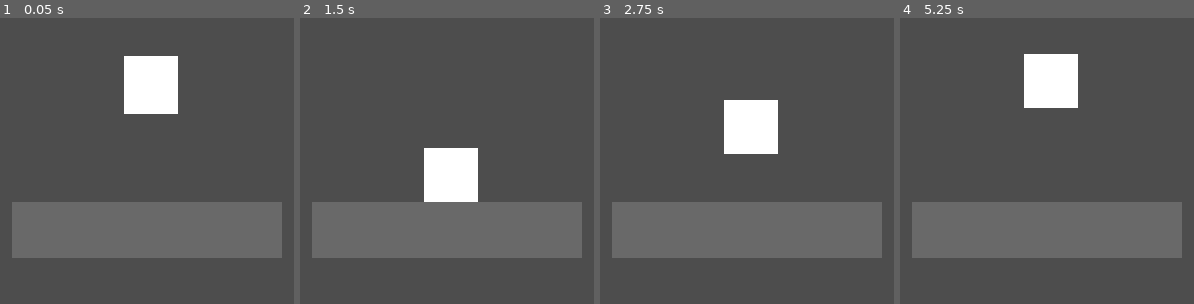
Above: before the commit, frames 1-4 (left to right).
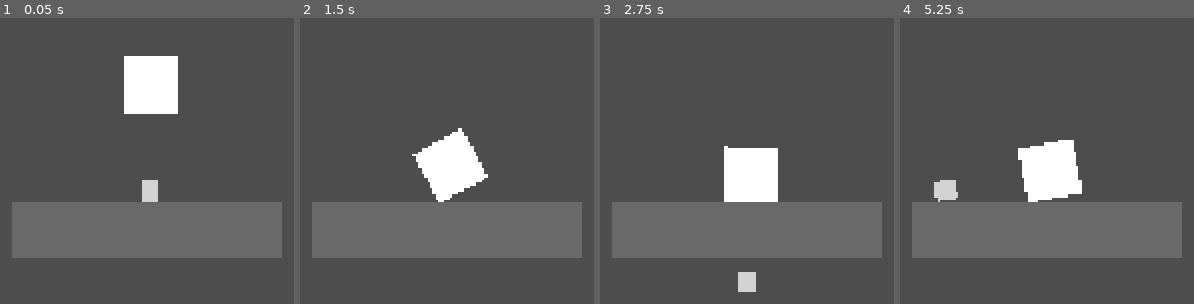
Above: after the commit, the same moments.

Repository: kaioboyle/bounceback
Game: Godot game, scene res://player.tscn
The game is run twice, just before and just after one commit, with the same random seed, the same clock (stepped at 60 frames per second) and the same inputs. This scene is started directly instead of the project's main scene.
Inputs (mouse positions are in pixels of both pictures, inside the frame that each line leads up to):
- Up to frame 1 (0.05 s): no input
- Up to frame 2 (1.5 s): tap Enter (ui_accept) at 0.5, 0.6, 0.77, 1.07 s; move the mouse to (outside the picture) at 0.52 s; hold D (right) 0.53-1.25 s; click (outside the picture) at 0.67 s; drag from (outside the picture) to (outside the picture) at 1.27 s
- Up to frame 3 (2.75 s): tap Enter (ui_accept) at 2, 2.1 s; move the mouse to (outside the picture) at 2.02 s; hold A (left) from 2.03 s (still down)
- Up to frame 4 (5.25 s): release A (left) at 2.75 s; drag from (outside the picture) to (outside the picture) at 2.77 s; tap Enter (ui_accept) at 3.5, 3.6, 3.77, 4.07, 5, 5.1 s; move the mouse to (outside the picture) at 3.52 s; hold D (right) 3.53-4.25 s; drag from (outside the picture) to (outside the picture) at 4.27 s; move the mouse to (1085, 143) at 5.02 s; hold D (right) from 5.03 s (still down); click (1085, 143) at 5.17 s

The runs differ from the first frame. In frame 1, 0.4% of the frame differs, in the area x 48-54%, y 56-65%; in frame 2, 1.5%; in frame 3, 6.6%; in frame 4, 7.6%, in the area x 11-62%, y 12-65%.

Commit message:
lol

Diff:
--- a/character_body_2d.gd
+++ b/character_body_2d.gd
@@ -1,25 +1,24 @@
 extends CharacterBody2D
 
-
-const SPEED = 300.0
-const JUMP_VELOCITY = -400.0
+@export var speed = 400
+@export var rotation_speed = 1.5
+var rotation_direction = 0
+var onGround = false
 
 
-func _physics_process(delta: float) -> void:
-	# Add the gravity.
+func get_input():
+	rotation_direction = Input.get_axis("left", "right")
+
+func _physics_process(delta):
 	if not is_on_floor():
 		velocity += get_gravity() * delta
+	if onGround:
+		velocity.y += 50 * delta
+		onGround = false
 
-	# Handle jump.
-	if Input.is_action_just_pressed("ui_accept") and is_on_floor():
-		velocity.y = JUMP_VELOCITY
+	get_input()
+	rotation += rotation_direction * rotation_speed * delta
+	move_and_slide()
 
-	# Get the input direction and handle the movement/deceleration.
-	# As good practice, you should replace UI actions with custom gameplay actions.
-	var direction := Input.get_axis("ui_left", "ui_right")
-	if direction:
-		velocity.x = direction * SPEED
-	else:
-		velocity.x = move_toward(velocity.x, 0, SPEED)
-
-	move_and_slide()
+func _on_pogo_point_body_entered(body: Node2D) -> void:
+	onGround = true
--- a/player.tscn
+++ b/player.tscn
@@ -4,6 +4,8 @@
 
 [sub_resource type="RectangleShape2D" id="RectangleShape2D_pf38c"]
 size = Vector2(40, 40)
+
+[sub_resource type="RectangleShape2D" id="RectangleShape2D_f2r3s"]
 
 [sub_resource type="RectangleShape2D" id="RectangleShape2D_xcfa8"]
 size = Vector2(193, 38)
@@ -25,6 +27,19 @@
 offset_bottom = 20.0
 metadata/_edit_use_anchors_ = true
 
+[node name="pogoPoint" type="Area2D" parent="CharacterBody2D" unique_id=1890813526]
+position = Vector2(0, 76)
+
+[node name="CollisionShape2D" type="CollisionShape2D" parent="CharacterBody2D/pogoPoint" unique_id=1804531924]
+shape = SubResource("RectangleShape2D_f2r3s")
+
+[node name="ColorRect" type="ColorRect" parent="CharacterBody2D/pogoPoint" unique_id=1893670485]
+offset_left = -7.0
+offset_top = -7.0
+offset_right = 7.0
+offset_bottom = 8.0
+color = Color(0.8226427, 0.8226427, 0.8226427, 1)
+
 [node name="Node2D" type="Node2D" parent="." unique_id=233123758]
 position = Vector2(0, 105)
 
@@ -41,3 +56,5 @@
 [node name="CollisionShape2D" type="CollisionShape2D" parent="Node2D/StaticBody2D" unique_id=832470418]
 position = Vector2(-1.5, 0)
 shape = SubResource("RectangleShape2D_xcfa8")
+
+[connection signal="body_entered" from="CharacterBody2D/pogoPoint" to="CharacterBody2D" method="_on_pogo_point_body_entered"]
